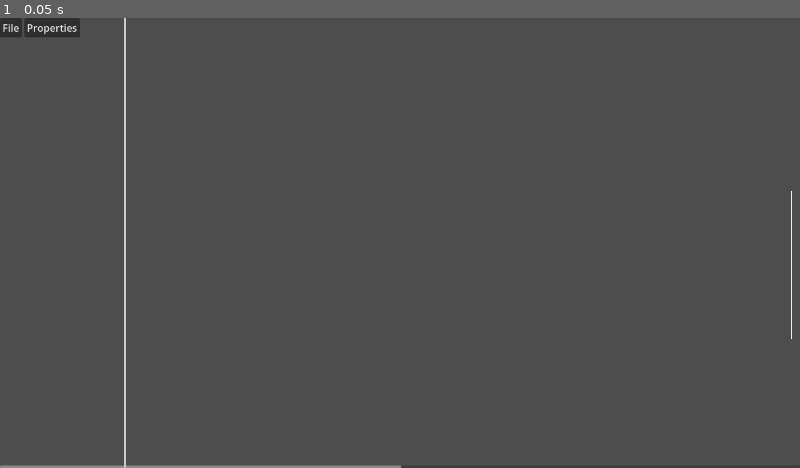
Above: before the commit, frame 1.
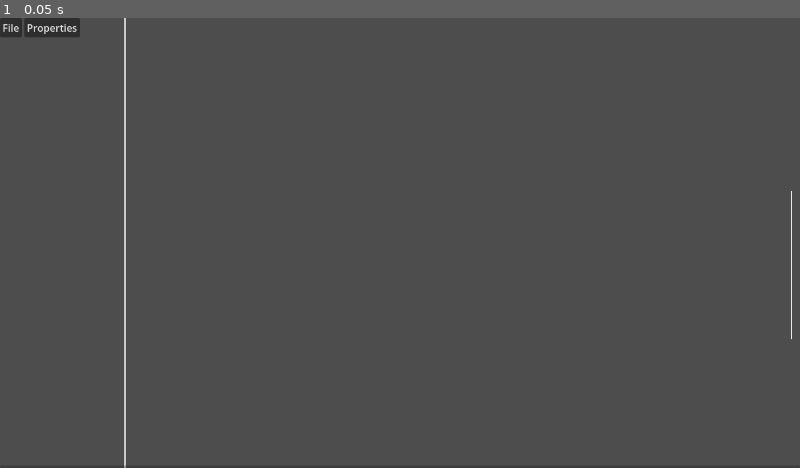
Above: after the commit, the same moment.

Repository: daredevil28/DemonForge
Game: Godot game, scene res://Assets/Scenes/game_scene.tscn
Two runs of this game, one before a commit and one after it. Both use one fixed random seed, a clock stepped at 60 frames per second and the inputs below. Sound files missing from this copy of the repository are replaced by a short silence.
Inputs:
- Up to frame 1 (0.05 s): no input

The runs differ from the first frame. In frame 1, 0.3% of the frame differs, in the area x 0-51%, y 99-100%.
Error before the commit: Invalid access to property or key 'current_pos' on a base object of type 'null instance'. (res://Assets/Scenes/progress_bar.gd:6)

Commit message:
GameManager and NoteManager are now singleton
Made audio_player a getter/setter

Diff:
--- /dev/null
+++ b/Assets/Scenes/audio_player_script.gd
@@ -0,0 +1,6 @@
+extends AudioStreamPlayer
+
+
+# Called when the node enters the scene tree for the first time.
+func _ready():
+	GameManager.audio_player = self
--- a/Assets/Scenes/game_scene.tscn
+++ b/Assets/Scenes/game_scene.tscn
@@ -1,9 +1,8 @@
-[gd_scene load_steps=11 format=3 uid="uid://bcoi5hfer5b8e"]
+[gd_scene load_steps=10 format=3 uid="uid://bcoi5hfer5b8e"]
 
 [ext_resource type="Script" path="res://Assets/Scripts/drawer.gd" id="1_avsu0"]
 [ext_resource type="PackedScene" uid="uid://cdd5so8gpgl0q" path="res://Assets/Scenes/ui.tscn" id="1_obr5d"]
-[ext_resource type="Script" path="res://Assets/Scripts/game_manager.gd" id="2_itica"]
-[ext_resource type="Script" path="res://Assets/Scripts/note_manager.gd" id="3_wirgy"]
+[ext_resource type="Script" path="res://Assets/Scenes/audio_player_script.gd" id="2_w8v26"]
 [ext_resource type="AudioStream" uid="uid://dlwjgvij7hkhd" path="res://Assets/DrumKit/Kick.wav" id="5_cgcp7"]
 [ext_resource type="AudioStream" uid="uid://gdwmjr0n54nd" path="res://Assets/DrumKit/Snare.wav" id="5_klm7p"]
 [ext_resource type="AudioStream" uid="uid://b38qqrrk0bsa" path="res://Assets/DrumKit/TomHigh.wav" id="7_h73ft"]
@@ -11,21 +10,15 @@
 [ext_resource type="AudioStream" uid="uid://c4p1y72ti8ebf" path="res://Assets/DrumKit/CrashL.wav" id="9_3opps"]
 [ext_resource type="AudioStream" uid="uid://bae2fu377vmfw" path="res://Assets/DrumKit/Ride.wav" id="10_ob81e"]
 
-[node name="Node" type="Node"]
+[node name="MainNode" type="Node"]
 
 [node name="GameScene" type="Node2D" parent="."]
+z_index = -1
 script = ExtResource("1_avsu0")
-
-[node name="GameManager" type="Node" parent="GameScene"]
-unique_name_in_owner = true
-script = ExtResource("2_itica")
-
-[node name="NoteManager" type="Node" parent="GameScene"]
-unique_name_in_owner = true
-script = ExtResource("3_wirgy")
 
 [node name="SongAudio" type="AudioStreamPlayer" parent="GameScene"]
 volume_db = -6.0
+script = ExtResource("2_w8v26")
 
 [node name="DrumKit" type="Node" parent="GameScene"]
 
--- a/Assets/Scenes/progress_bar.gd
+++ b/Assets/Scenes/progress_bar.gd
@@ -1,6 +1,4 @@
 extends ProgressBar
 
-@onready var manager : Node = get_tree().root.get_child(0).get_node("%GameManager")
-
 func _process(delta):
-	value = manager.current_pos / manager.audio_length * 100
+	value = GameManager.current_pos / GameManager.audio_length * 100
--- a/Assets/Scripts/drawer.gd
+++ b/Assets/Scripts/drawer.gd
@@ -1,14 +1,16 @@
 extends Node2D
 
 var lineColor : Color = Color.WHITE
-@onready var manager : Node = %GameManager
-@onready var note_manager : Node = %NoteManager
+
+func _ready():
+	GameManager.game_scene_node = self
+
 func _draw() -> void:
 	#The judgement line
-	draw_line(Vector2(note_manager.offset, 0), Vector2(note_manager.offset,DisplayServer.window_get_size().y), lineColor, 2)
-	var seconds_per_beat : float = 60 / manager.bpm
+	draw_line(Vector2(NoteManager.offset, 0), Vector2(NoteManager.offset,DisplayServer.window_get_size().y), lineColor, 2)
+	var seconds_per_beat : float = 60 / GameManager.bpm
 	var new_time : float = seconds_per_beat
 	for i : int in range(0,500):
-		var marker_distance : float = (-manager.music_time_to_screen_time(manager.current_pos) + manager.music_time_to_screen_time(new_time)) * manager.scroll_speed + note_manager.offset
+		var marker_distance : float = (-GameManager.music_time_to_screen_time(GameManager.current_pos) + GameManager.music_time_to_screen_time(new_time)) * GameManager.scroll_speed + NoteManager.offset
 		draw_line(Vector2(marker_distance,DisplayServer.window_get_size().y / 1.4),Vector2(marker_distance,DisplayServer.window_get_size().y / 2.6),lineColor,1)
 		new_time = new_time + seconds_per_beat
--- a/Assets/Scripts/game_manager.gd
+++ b/Assets/Scripts/game_manager.gd
@@ -1,7 +1,12 @@
 extends Node
 
-@onready var audio_player : AudioStreamPlayer = $"../SongAudio"
-@onready var note_manager : Node = %NoteManager
+var audio_player : AudioStreamPlayer :
+	get:
+		return audio_player
+	set(value):
+		audio_player = value
+
+var game_scene_node : Node2D
 
 var song_name : String = ""
 var artist_name : String = ""
@@ -34,7 +39,7 @@
 		return current_pos
 	set(value):
 		current_pos = value
-		note_manager.play_notes(current_pos)
+		NoteManager.play_notes(current_pos)
 
 var scroll_speed : int = 50
 
@@ -57,7 +62,7 @@
 	preview_file = metadata["previewFile"]
 	bpm = metadata["bpm"]
 
-	note_manager.initialise_notes(jsonString["notes"])
+	NoteManager.initialise_notes(jsonString["notes"])
 	current_pos = 0
 
 func play_music() -> void:
@@ -67,7 +72,7 @@
 	current_pos = audio_player.get_playback_position()
 	audio_player.stop()
 
-	for i : Node2D in note_manager.note_nodes:
+	for i : Node2D in NoteManager.note_nodes:
 		i.visible = true
 
 #Get the location of the note based on how long the song is and the width of the window
@@ -92,7 +97,7 @@
 
 func clean_project() -> void:
 	setup_audio("")
-	note_manager.clear_all_notes()
+	NoteManager.clear_all_notes()
 	song_name = ""
 	artist_name = ""
 	difficulty = 0
@@ -103,6 +108,9 @@
 	bpm = 60.0
 
 	current_pos = 0
+
+func redraw_scene():
+	game_scene_node.queue_redraw()
 
 func save_project(path : String) -> void:
 	var json_data : Dictionary = {
@@ -124,7 +132,7 @@
 		]
 	}
 	var note_array : Array = []
-	for i : Node2D in note_manager.note_nodes:
+	for i : Node2D in NoteManager.note_nodes:
 		var individual_note : Dictionary = {
 		"time" : i.time,
 		"color" : i.color,
--- a/Assets/Scripts/note_manager.gd
+++ b/Assets/Scripts/note_manager.gd
@@ -1,14 +1,13 @@
 extends Node
 
 var note_nodes : Array = []
-@onready var manager : Node = %GameManager
 
-@export var yellow : Color = Color.YELLOW
-@export var red : Color = Color.RED
-@export var orange : Color = Color.ORANGE
-@export var purple : Color = Color.PURPLE
-@export var blue : Color = Color.BLUE
-@export var green : Color = Color.GREEN
+var yellow : Color = Color.YELLOW
+var red : Color = Color.RED
+var orange : Color = Color.ORANGE
+var purple : Color = Color.PURPLE
+var blue : Color = Color.BLUE
+var green : Color = Color.GREEN
 
 var offset : float = 200
 
@@ -31,14 +30,14 @@
 		instance.interval = note["interval"]
 		reset_note_y(instance, note["color"])
 		note_nodes.append(instance)
-	manager.current_pos = 0
+	GameManager.current_pos = 0
 
 func reset_note_location() -> void:
 	for i : Node2D in note_nodes:
 		reset_note_y(i, i.color)
-	play_notes(manager.current_pos)
-	#Redraw the judgement line in drawer.gd
-	get_tree().root.get_child(0).get_child(0).queue_redraw()
+	play_notes(GameManager.current_pos)
+	#Redraw the lines in drawer.gd
+	GameManager.redraw_scene()
 
 func reset_note_y(instance : Node2D, color : int) -> void:
 	match color:
@@ -64,17 +63,17 @@
 				push_warning("No color found")
 
 func play_notes(new_time : float) -> void:
-	get_tree().root.get_child(0).get_child(0).queue_redraw()
+	GameManager.redraw_scene()
 	for i : Node2D in note_nodes:
 		#(-TimePassed + NoteTimestamp) * scroll_speed + offset
-		i.position.x = (-manager.music_time_to_screen_time(new_time) + manager.music_time_to_screen_time(i.time)) * manager.scroll_speed + offset
+		i.position.x = (-GameManager.music_time_to_screen_time(new_time) + GameManager.music_time_to_screen_time(i.time)) * GameManager.scroll_speed + offset
 		#Check if note still has to come up, else make it invisible
 		if i.time >= new_time:
 			i.visible = true
 		else:
-			if i.visible && manager.audio_player.playing:
+			if i.visible && GameManager.audio_player.playing:
 				#Make sure the note is actually close enough to the bar before playing the sound
-				if manager.audio_player.playing && i.time > manager.current_pos - 0.01:
+				if GameManager.audio_player.playing && i.time > GameManager.current_pos - 0.01:
 					get_tree().get_nodes_in_group("Instruments")[i.color - 1].play()
 				i.visible = false
 
--- a/Assets/Scripts/ui_controller.gd
+++ b/Assets/Scripts/ui_controller.gd
@@ -3,14 +3,13 @@
 @onready var file_dialog : FileDialog = $FileDialog
 @onready var save_dialog : FileDialog = $SaveDialog
 @onready var song_properties_panel : Window = $SongProperties
-@onready var manager : Node = %GameManager
 @onready var property_nodes : Array = get_tree().get_nodes_in_group("SongProperties")
 
 func _on_file_index_pressed(index : int) -> void:
 	match index:
 		0:
 			print("New File")
-			manager.clean_project()
+			GameManager.clean_project()
 		1:
 			print("Load File")
 			file_dialog.popup()# > _on_file_dialog_file_selected()
@@ -39,43 +38,43 @@
 			print(".json")
 			var json_file : Dictionary = JSON.parse_string(FileAccess.get_file_as_string(path))
 
-			manager.setup_project(json_file)
+			GameManager.setup_project(json_file)
 		".csv":
 			print(".csv")
-			%NoteManager.initialise_notes(csv_to_json(path))
+			NoteManager.initialise_notes(csv_to_json(path))
 
 func _on_save_dialog_file_selected(path : String) -> void:
-	manager.save_project(path)
+	GameManager.save_project(path)
 
 func _on_song_properties_about_to_popup() -> void:
 	#Song name property
-	property_nodes[0].text = manager.song_name
+	property_nodes[0].text = GameManager.song_name
 	#Artist name property
-	property_nodes[1].text = manager.artist_name
+	property_nodes[1].text = GameManager.artist_name
 	#Difficulty of song
-	property_nodes[2].selected = manager.difficulty
+	property_nodes[2].selected = GameManager.difficulty
 	#Which map it plays on
-	property_nodes[3].selected = manager.map
+	property_nodes[3].selected = GameManager.map
 	#Path for the song file
-	property_nodes[4].text = manager.song_file
-	property_nodes[5].text = str(manager.bpm)
+	property_nodes[4].text = GameManager.song_file
+	property_nodes[5].text = str(GameManager.bpm)
 
 func _on_song_properties_close_requested() -> void:
 	song_properties_panel.visible = false
 	for i in property_nodes:
 		print(i.name + ": " + i.text)
 	#Song name property
-	manager.song_name = property_nodes[0].text
+	GameManager.song_name = property_nodes[0].text
 	#Artist name property
-	manager.artist_name = property_nodes[1].text
+	GameManager.artist_name = property_nodes[1].text
 	#Difficulty of song
-	manager.difficulty = property_nodes[2].selected
+	GameManager.difficulty = property_nodes[2].selected
 	#Which map it plays on
-	manager.map = property_nodes[3].selected
+	GameManager.map = property_nodes[3].selected
 	#Path for the song file
-	manager.song_file = property_nodes[4].text
-	manager.bpm = float(property_nodes[5].text)
-	get_tree().root.get_child(0).get_child(0).queue_redraw()
+	GameManager.song_file = property_nodes[4].text
+	GameManager.bpm = float(property_nodes[5].text)
+	GameManager.redraw_scene()
 
 func csv_to_json(csv_file : String) -> Array:
 	#Time,Enemy Type(1normal,2dual,3fat),Color1,Color2,1,Drumroll amount,Aux
--- a/project.godot
+++ b/project.godot
@@ -20,6 +20,11 @@
 [audio]
 
 buses/default_bus_layout="res://Assets/default_bus_layout.tres"
+
+[autoload]
+
+GameManager="*res://Assets/Scripts/game_manager.gd"
+NoteManager="*res://Assets/Scripts/note_manager.gd"
 
 [debug]
 
